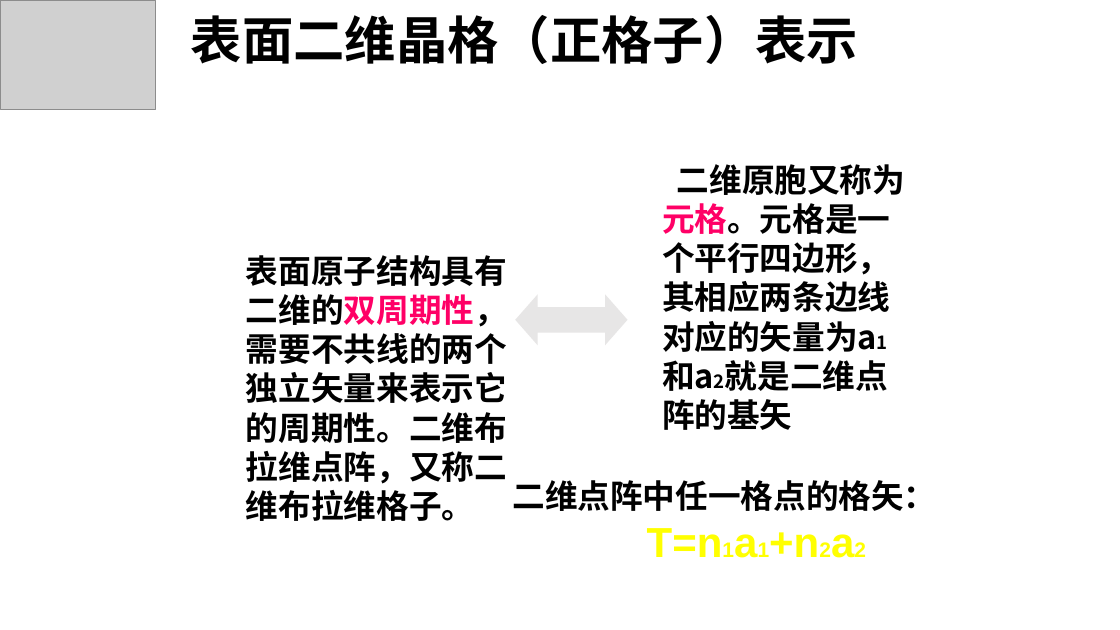
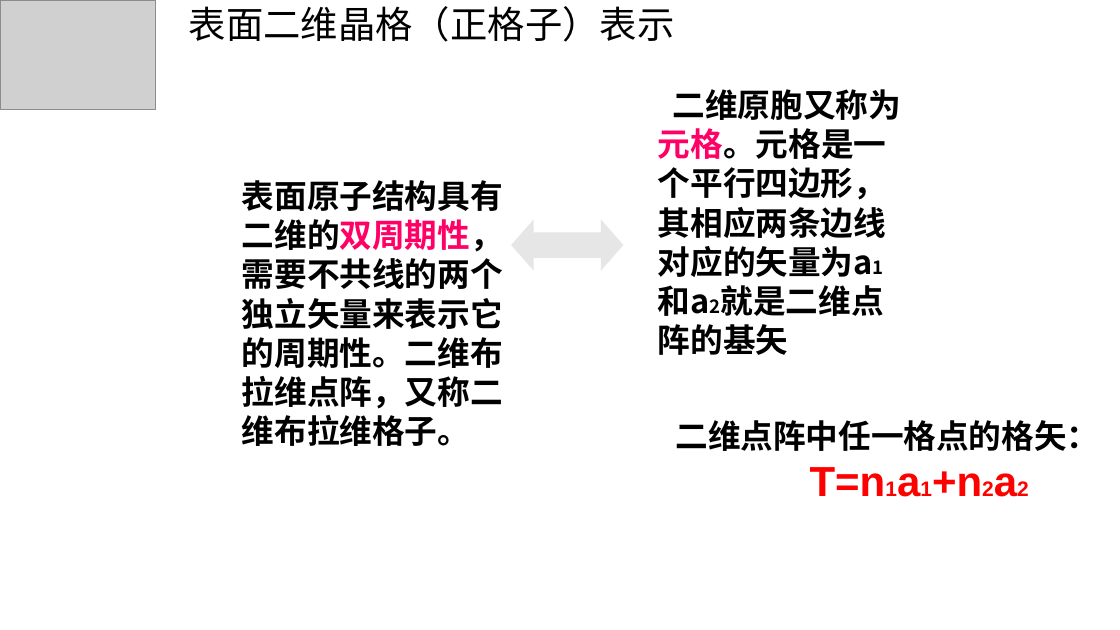
Before and after one commit to DreamBoatOve/gitTest, a slide deck: slide 27 of Lessons/材料的表面与界面/group_presentation/slices/第四小组_0529_16.pptx. Drawn at 1120x630 pixels with LibreOffice and Linux fonts; fonts in the diff are those of the drawing; grey boxes stand for pictures. Boxes give left, top, right and bottom in pixels: in the first picture for what was removed or moved away, otherwise in the second. Text is boxed around its words. In the diff, an @@ line names an element or a change of style, - is before the commit and + after.

```diff
--- a/Lessons/材料的表面与界面/group_presentation/slices/第四小组_0529_16.pptx
+++ b/Lessons/材料的表面与界面/group_presentation/slices/第四小组_0529_16.pptx
@@ title "表面二维晶格（正格子）表示" moved from (x1=191, y1=15, x2=858, y2=64) to (x1=189, y1=6, x2=674, y2=42) @@
@@ title "表面二维晶格（正格子）表示" at (x1=189, y1=6, x2=674, y2=42): size 44 to 32 pt, bold off @@
@@ 2 texts, 1 left right arrow moved together from (x1=246, y1=164, x2=905, y2=521) to (x1=242, y1=89, x2=901, y2=446) @@
@@ text "二维点阵中任一格点的格矢： T=n1a1+n2a2" moved from (x1=513, y1=480, x2=937, y2=557) to (x1=675, y1=420, x2=1099, y2=496) @@
@@ text "二维点阵中任一格点的格矢： T=n1a1+n2a2" at (x1=675, y1=420, x2=1099, y2=496): text colour #FFFF00 to #FF0000 in "T=n1a1+n2a2" @@
```
Also in this commit, not shown: 23 other slides changed.
